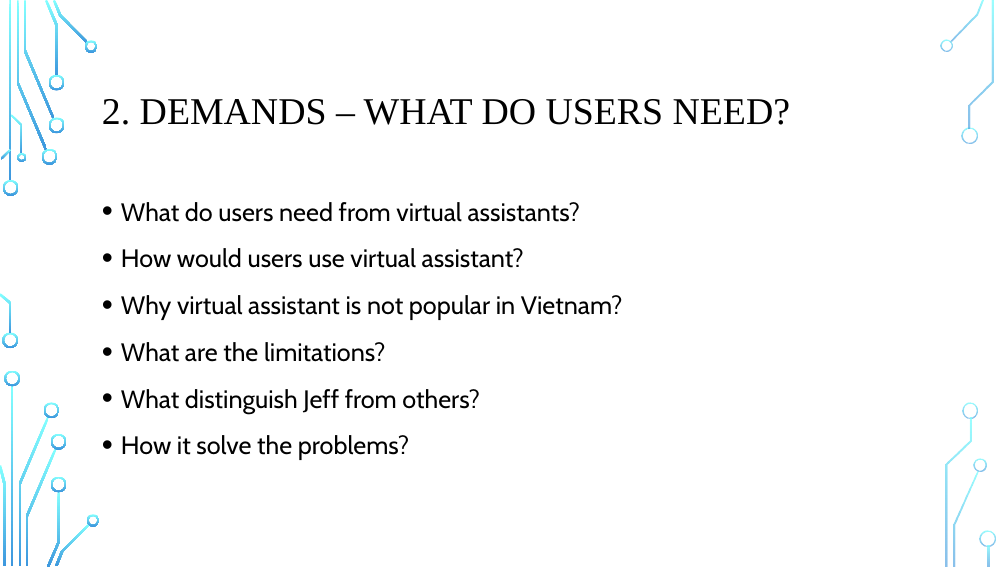
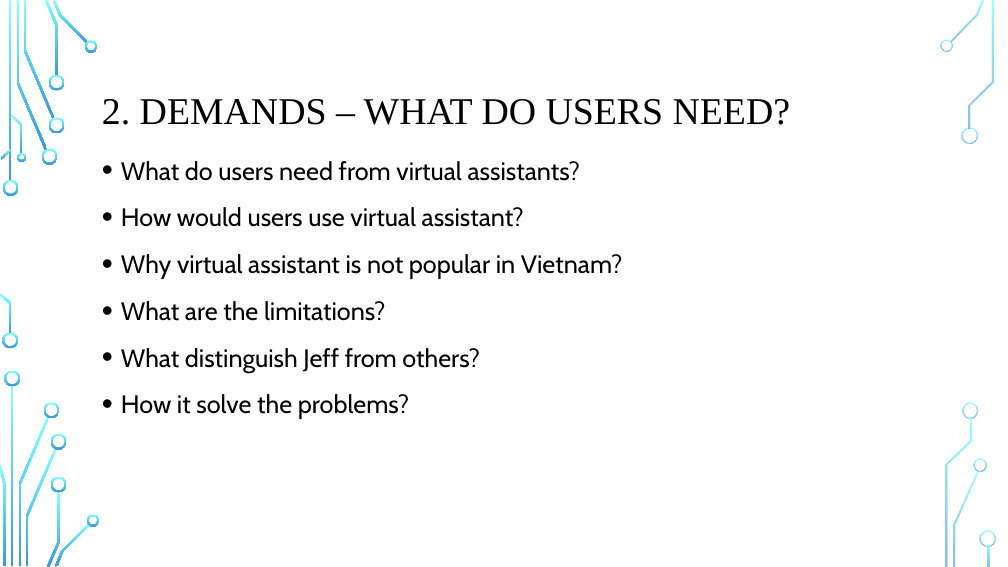
Before and after one commit to VNeseTalkingBush/IIT_asm_3, a slide deck: slide 3 of Group6_IIT_A3_Presentation.pptx. Drawn at 1008x567 pixels with LibreOffice and Linux fonts; fonts in the diff are those of the drawing; background and template pictures are left out. Boxes give left, top, right and bottom in pixels: in the first picture for what was removed or moved away, otherwise in the second. Text is boxed around its words. In the diff, an @@ line names an element or a change of style, - is before the commit and + after.

```diff
--- a/Group6_IIT_A3_Presentation.pptx
+++ b/Group6_IIT_A3_Presentation.pptx
@@ text "What do users need from ...": place and size @@
-text "What do users need from ..." at [121,202,623,460]
+text "What do users need from ..." at [121,161,623,419]
```
Also in this commit, not shown: 2 other slides changed, 2 slides added, 2 slides removed.
